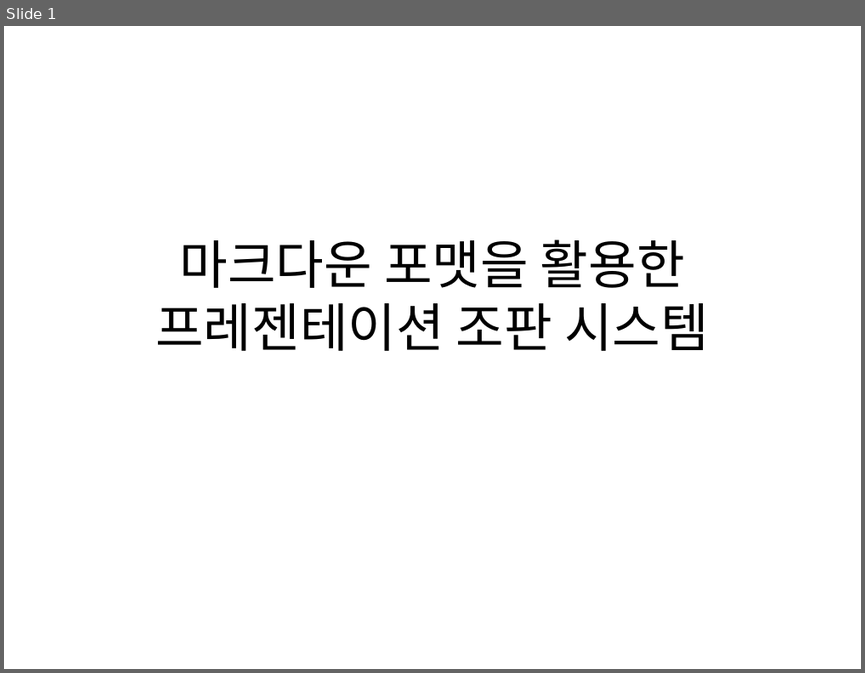
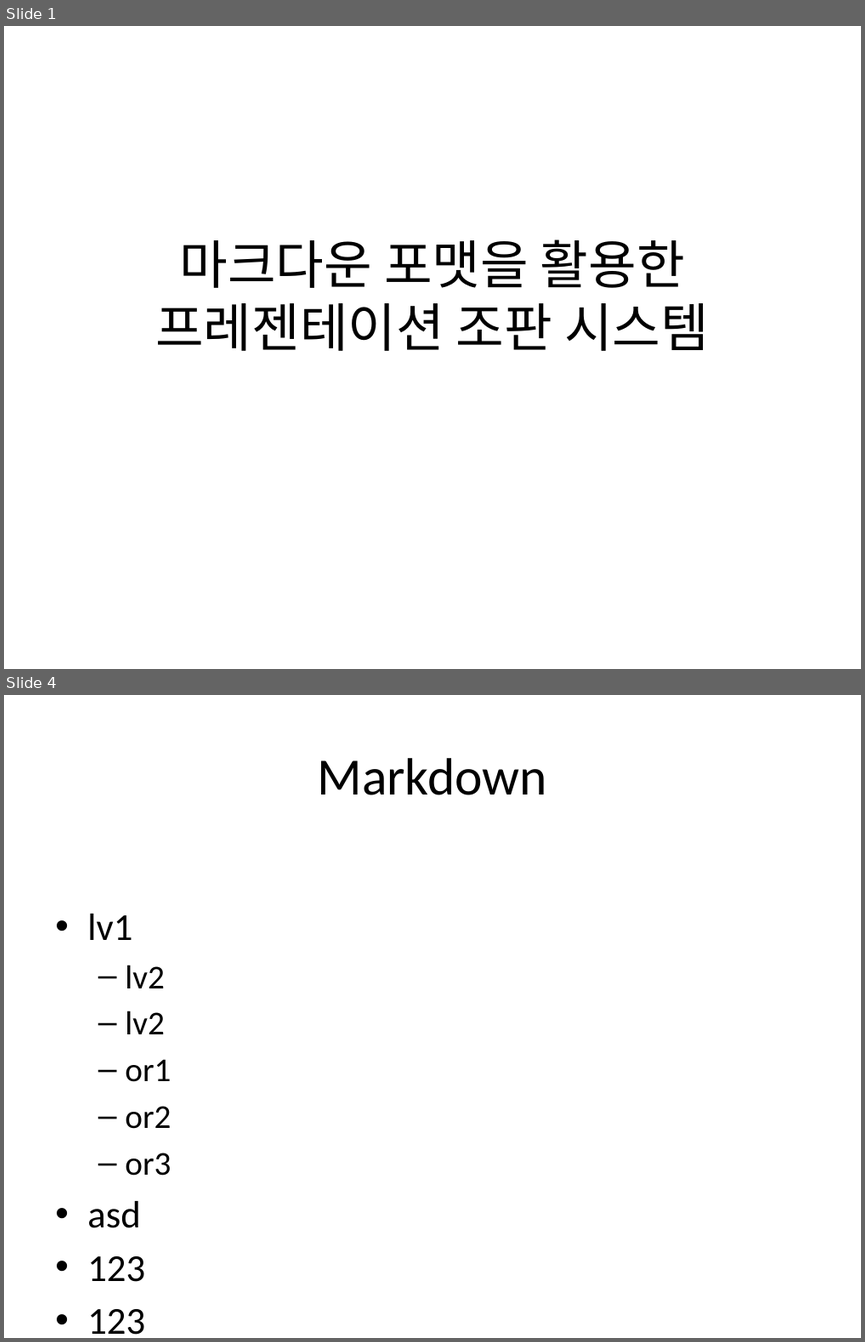
Before and after one commit to meshabber/Inventive-Design-Project-II, a slide deck: docs/11.15/out.pptx. Shown one above the other, each under a label of ours: slide 1 before the commit, slides 1 and 4 after it; the slides between them are not shown. The pictures are 865x673 and 865x1342 pixels, drawn with LibreOffice and Linux fonts; fonts in the diff are those of the drawing. Boxes give left, top, right and bottom in pixels: in the first picture for what was removed or moved away, otherwise in the second. Text is boxed around its words. In the diff, an @@ line names an element or a change of style, - is before the commit and + after.

```diff
--- a/docs/11.15/out.pptx
+++ b/docs/11.15/out.pptx
@@ slide 4 added at [4, 695, 861, 1338], background #FFFFFF @@
@@ title added at [317, 758, 547, 795], 44 pt, text #000000 @@
+Markdown
@@ text added at [87, 913, 171, 1334], 28 pt, text #000000 @@
+• lv1
+  – lv2
+  – lv2
+  – or1
+  – or2
+  – or3
+• asd
+• 123
+• 123
```
Also in this commit, not shown: 3 slides changed, 1 other slide added, 2 slides removed, 7 other files.
